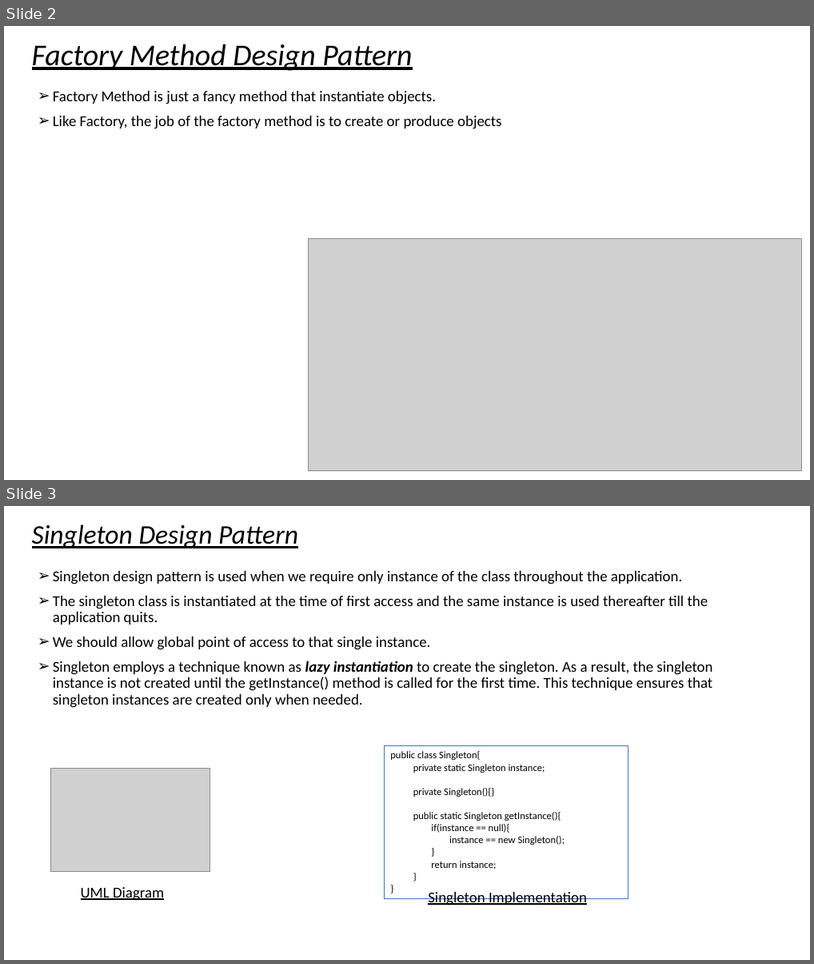
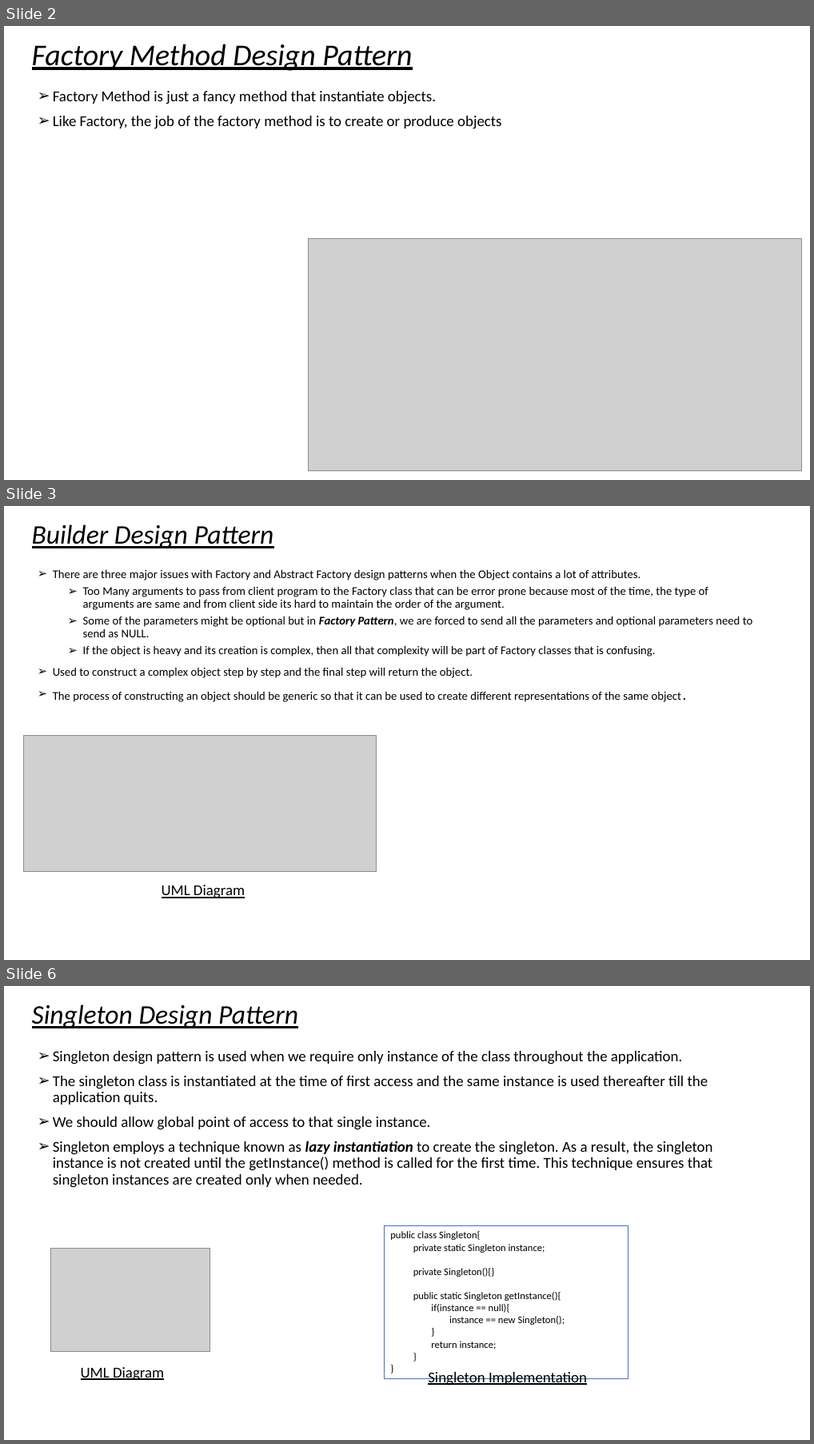
Before and after one commit to prak5192/Learning2019, a slide deck: JavaDesignPattern/Notes/CreationalDesignPattern.pptx. Shown one above the other, each under a label of ours: slides 2 and 3 before the commit, slides 2, 3 and 6 after it; the slides between them are not shown. The pictures are 814x964 and 814x1444 pixels, drawn with LibreOffice and Linux fonts; fonts in the diff are those of the drawing; grey boxes stand for pictures. Boxes give left, top, right and bottom in pixels: in the first picture for what was removed or moved away, otherwise in the second. Text is boxed around its words. In the diff, an @@ line names an element or a change of style, - is before the commit and + after.

Commit message:
Builder design pattern

```diff
--- a/JavaDesignPattern/Notes/CreationalDesignPattern.pptx
+++ b/JavaDesignPattern/Notes/CreationalDesignPattern.pptx
@@ slide 3 added at [4,506,810,960], background #FFFFFF @@
@@ title added at [32,524,274,548], 32 pt, text #000000, italic, underline @@
+Builder Design Pattern
@@ text added at [53,569,754,702], 14 pt, text #000000 @@
+➢ There are three major issues with Factory and Abstract Factory design patterns when the Object contains a lot of attributes.
+  ➢ Too Many arguments to pass from client program to the Factory class that can be error prone because most of the time, the type of arguments are same and from client side its hard to maintain the order of the argument.
+  ➢ Some of the parameters might be optional but in Factory Pattern, we are forced to send all the parameters and optional parameters need to send as NULL.
+  ➢ If the object is heavy and its creation is complex, then all that complexity will be part of Factory classes that is confusing.
+➢ Used to construct a complex object step by step and the final step will return the object.
+➢ The process of constructing an object should be generic so that it can be used to create different representations of the same object.
@@ picture added at [23,736,376,871] @@
@@ text added at [162,884,245,898], 18 pt, text #000000, underline @@
+UML Diagram
@@ what was slide 3 is now slide 6 @@
```
Also in this commit, not shown: 2 other slides added.
